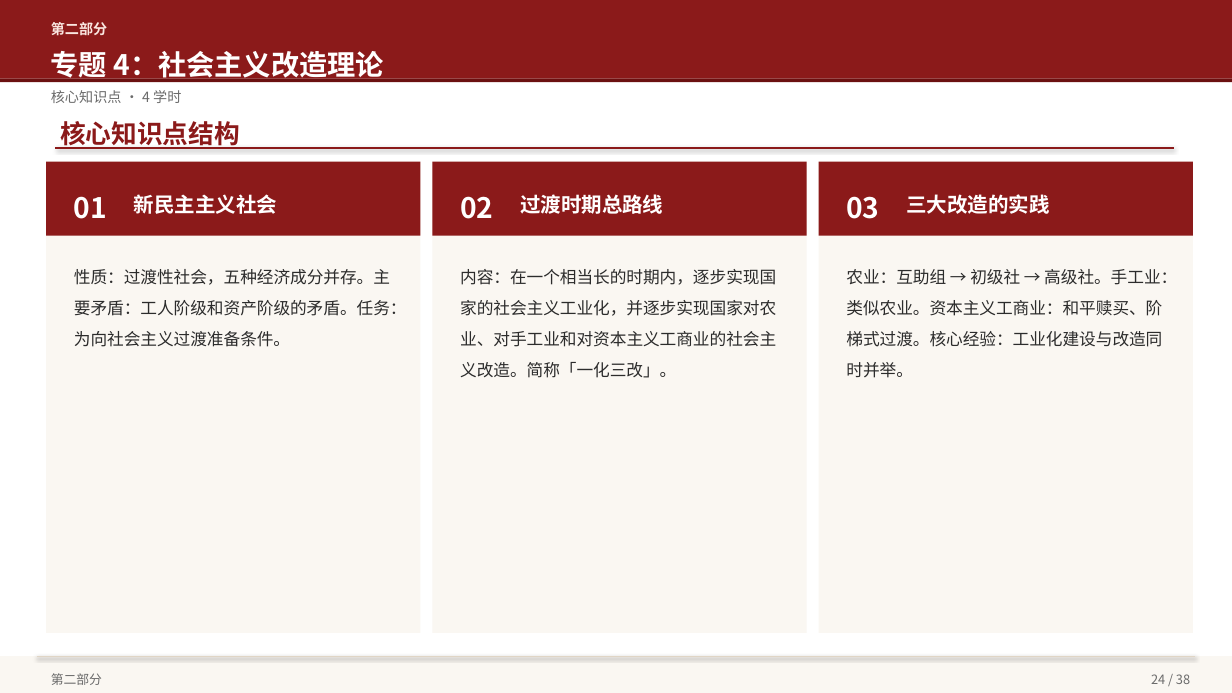
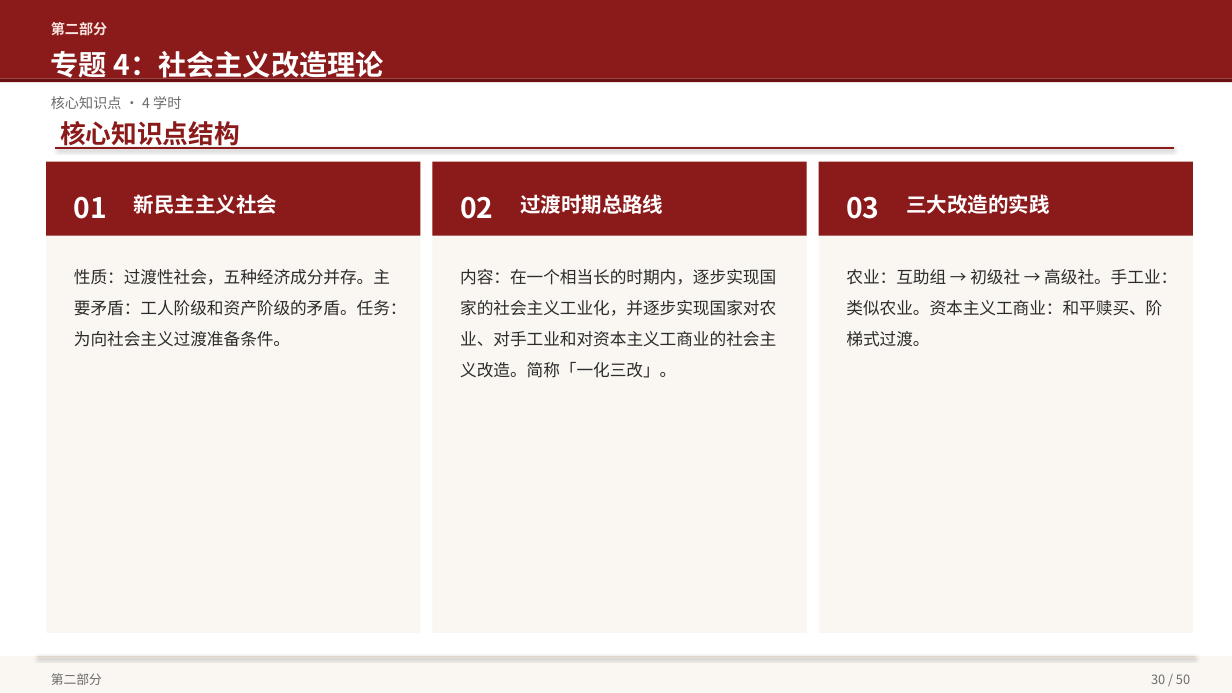
Before and after one commit to hsy358/obsidian-vault, a slide deck: slide 30 of 03-资源/PPT/毛泽东思想和中国特色社会主义理论体系概论 教学大纲概览.pptx (slide 24 before the commit). Drawn at 1232x693 pixels with LibreOffice and Linux fonts; fonts in the diff are those of the drawing. Boxes give left, top, right and bottom in pixels: in the first picture for what was removed or moved away, otherwise in the second. Text is boxed around its words. In the diff, an @@ line names an element or a change of style, - is before the commit and + after.

```diff
--- a/03-资源/PPT/毛泽东思想和中国特色社会主义理论体系概论 教学大纲概览.pptx
+++ b/03-资源/PPT/毛泽东思想和中国特色社会主义理论体系概论 教学大纲概览.pptx
@@ text "核心知识点 · 4 学时": place and size @@
-text "核心知识点 · 4 学时" at (51,90,181,103)
+text "核心知识点 · 4 学时" at (51,96,181,109)
@@ text at (846,269,1177,347): text changed @@
-农业：互助组 → 初级社 → 高级社。手工业：类似农业。资本主义工商业：和平赎买、阶梯式过渡。核心经验：工业化建设与改造同时并举。
+农业：互助组 → 初级社 → 高级社。手工业：类似农业。资本主义工商业：和平赎买、阶梯式过渡。
@@ text at (1151,674,1190,684): text changed @@
-24 / 38
+30 / 50
```
Also in this commit, not shown: 37 other slides changed, 13 slides added.
